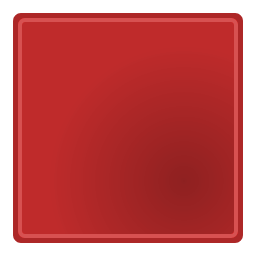
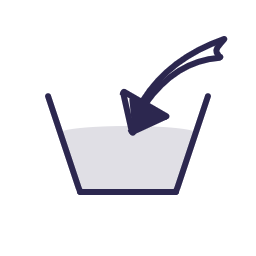
Before/after of a 256px x 256px layered artwork. What changed in the layer stack:
added group "putawayicon" with 3 layers above "arrows" over [13, 13, 243, 243]
added layer "Paint Layer 3" in group "putawayicon" over [64, 13, 243, 192]
added layer "Paint Layer 2" in group "putawayicon" over [13, 64, 243, 243]
added layer "Paint Layer 4" (15%) in group "putawayicon" over [13, 64, 243, 192]
hid group "arrows" (4 layers) over [13, 13, 243, 243]
hid group "Group 1" (4 layers) over [13, 13, 243, 243]
